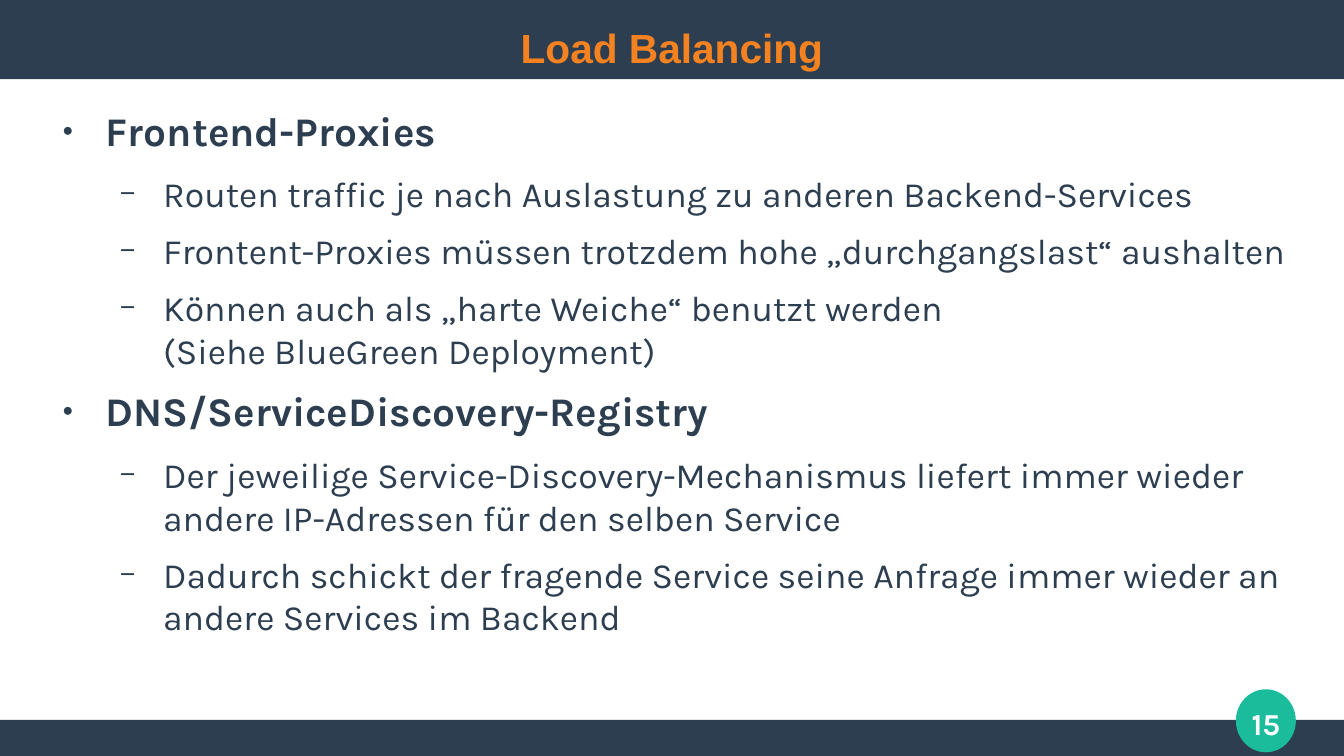
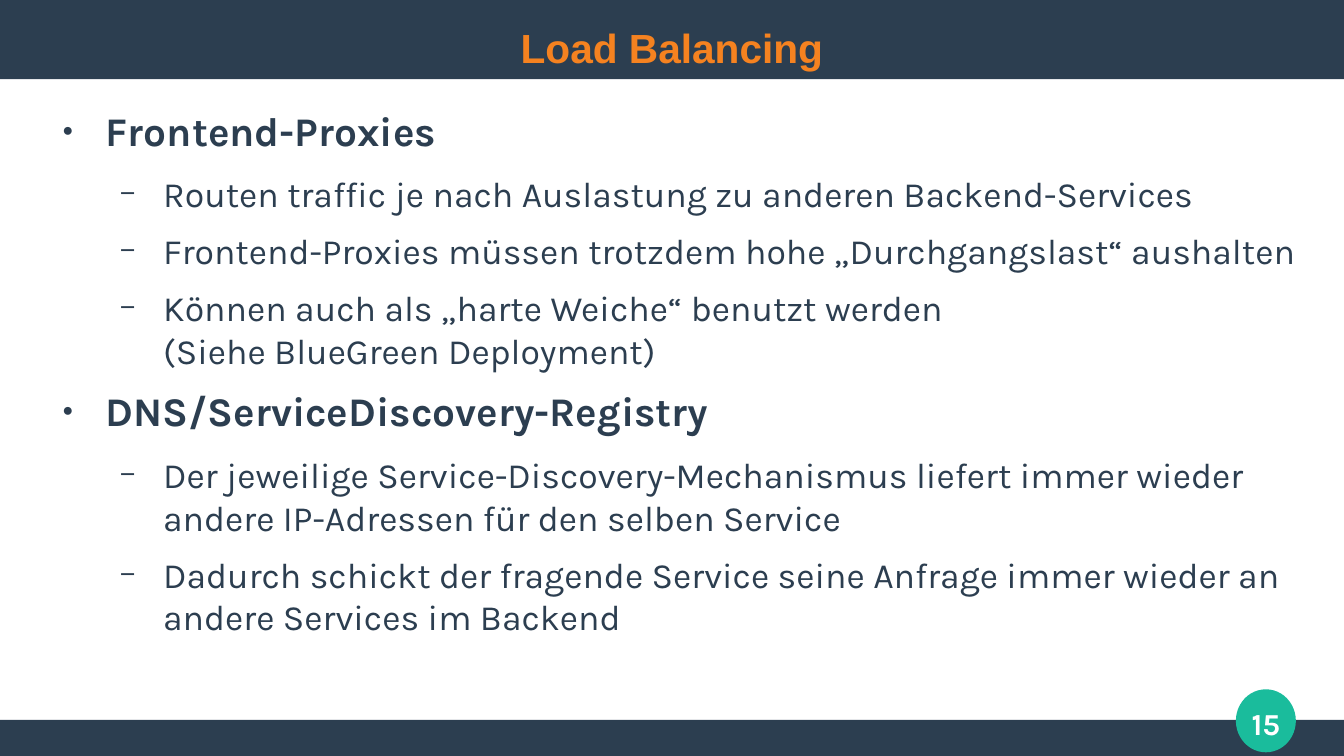
Before and after one commit to ghandmann/HS-AlbSig-WebAnwendungen2, a slide deck: slide 15 of Kapitel/10_Microservice_Architecture.odp. Drawn at 1344x756 pixels with LibreOffice and Linux fonts; fonts in the diff are those of the drawing. Boxes give left, top, right and bottom in pixels: in the first picture for what was removed or moved away, otherwise in the second. Text is boxed around its words. In the diff, an @@ line names an element or a change of style, - is before the commit and + after.

```diff
--- a/Kapitel/10_Microservice_Architecture.odp
+++ b/Kapitel/10_Microservice_Architecture.odp
@@ text at (163, 239, 1295, 273): text changed @@
-  − Frontent-Proxies müssen trotzdem hohe „durchgangslast“ aushalten
+  − Frontend-Proxies müssen trotzdem hohe „Durchgangslast“ aushalten
```
Also in this commit, not shown: 4 other slides changed, 7 slides added, 1 other file.
